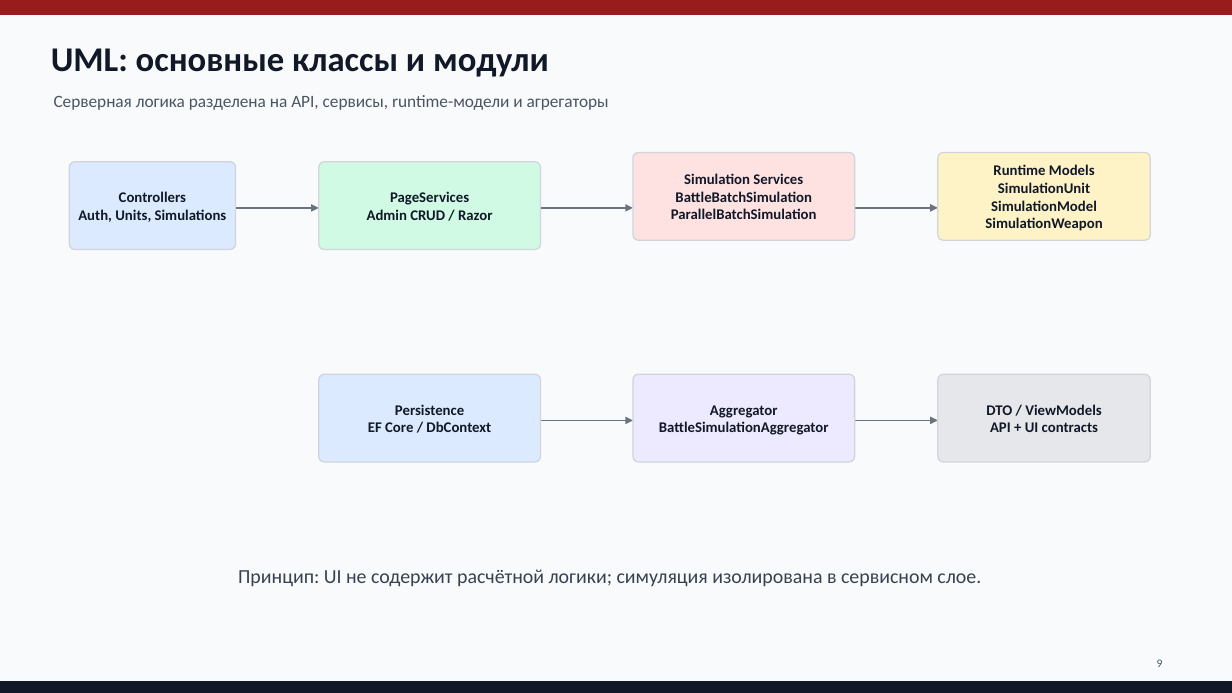
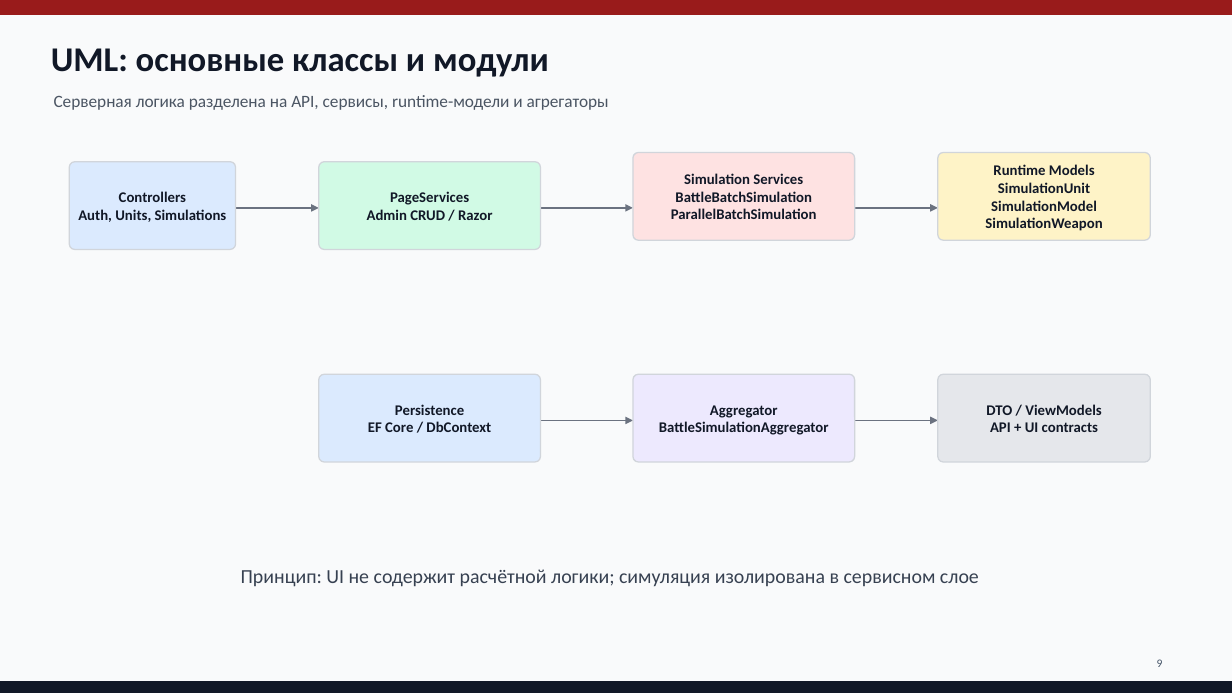
Before and after one commit to BolNick09/StatHammer, a slide deck: slide 9 of Презентация.pptx. Drawn at 1232x693 pixels with LibreOffice and Linux fonts; fonts in the diff are those of the drawing. Boxes give left, top, right and bottom in pixels: in the first picture for what was removed or moved away, otherwise in the second. Text is boxed around its words. In the diff, an @@ line names an element or a change of style, - is before the commit and + after.

```diff
--- a/Презентация.pptx
+++ b/Презентация.pptx
@@ text at box(241, 569, 979, 587): text changed @@
-Принцип: UI не содержит расчётной логики; симуляция изолирована в сервисном слое.
+Принцип: UI не содержит расчётной логики; симуляция изолирована в сервисном слое
```
Also in this commit, not shown: 2 other slides changed, 24 other files.
